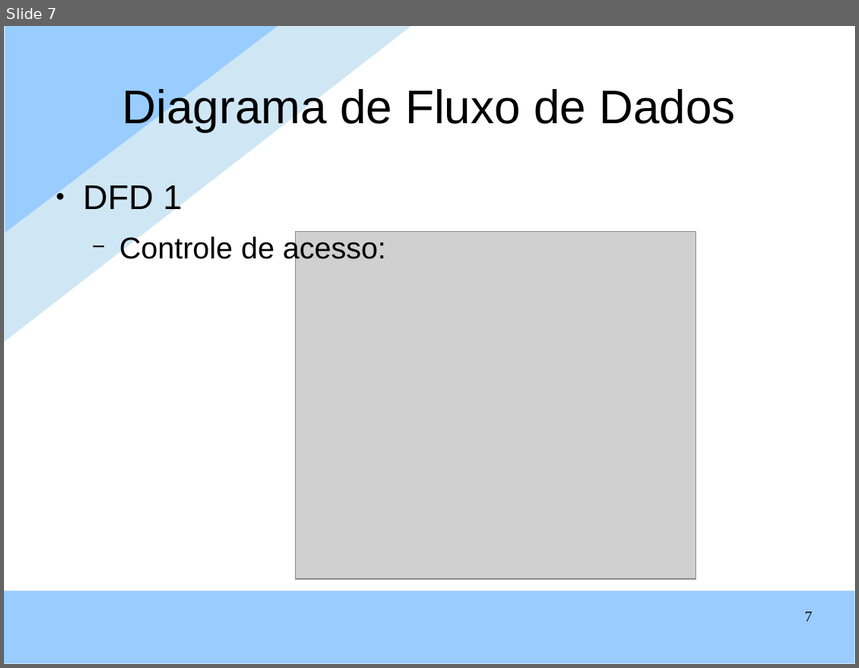
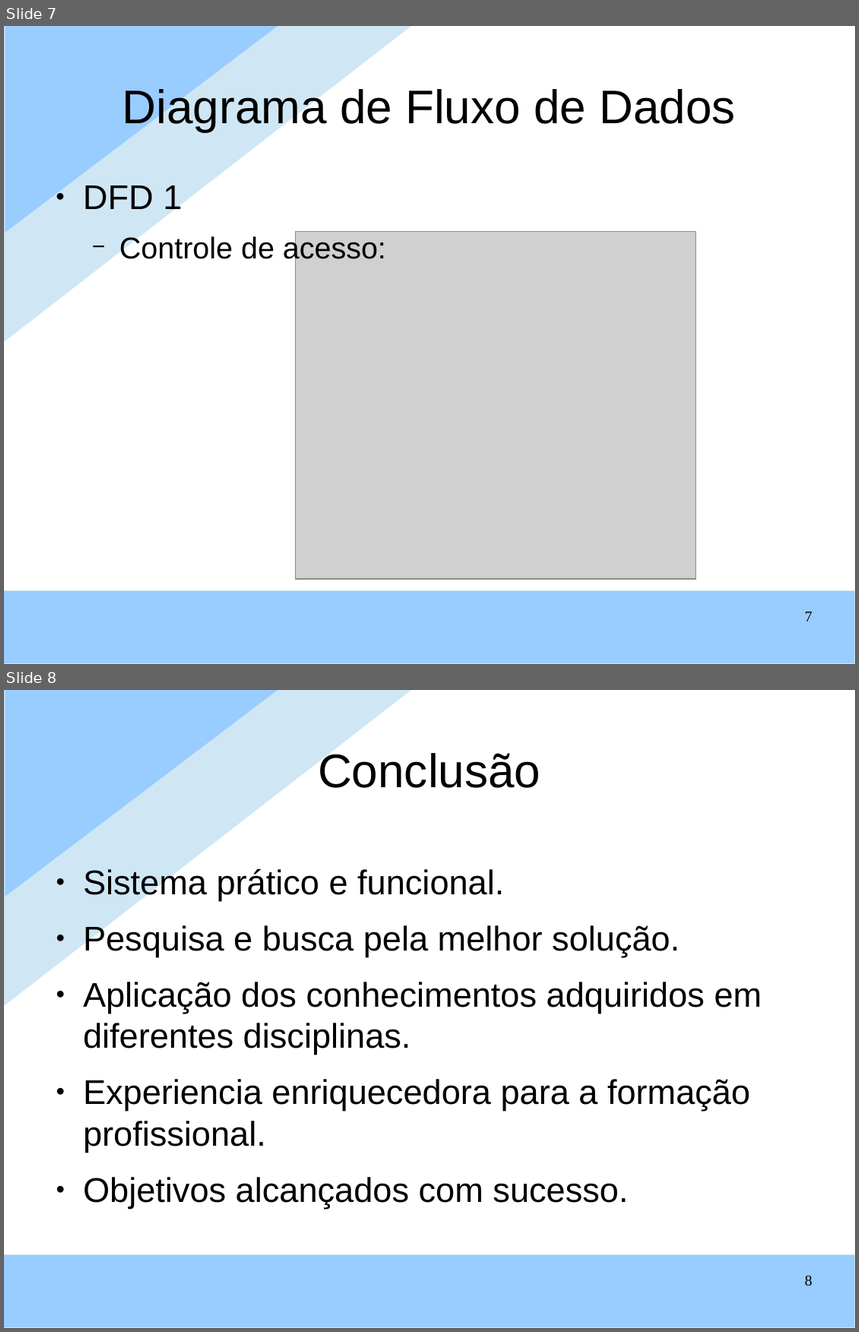
Before and after one commit to lhenriqueanjos/gandalf, a slide deck: documentacao/PROJETO/Slides IAC.odp. Shown one above the other, each under a label of ours: slide 7 before the commit, slides 7 and 8 after it. The pictures are 859x668 and 859x1332 pixels, drawn with LibreOffice and Linux fonts; fonts in the diff are those of the drawing; grey boxes stand for pictures; background and template pictures are left out. Boxes give left, top, right and bottom in pixels: in the first picture for what was removed or moved away, otherwise in the second. Text is boxed around its words. In the diff, an @@ line names an element or a change of style, - is before the commit and + after.

```diff
--- a/documentacao/PROJETO/Slides IAC.odp
+++ b/documentacao/PROJETO/Slides IAC.odp
@@ slide 8 added at [4,690,855,1328], background #FFFFFF; not listed: 3 template elements that a slide beside it also shows @@
@@ title added at [318,749,541,788], 44 pt, text #000000 @@
+Conclusão
@@ text added at [83,867,762,1209], 32 pt, text #000000 @@
+● Sistema prático e funcional.
+● Pesquisa e busca pela melhor solução.
+● Aplicação dos conhecimentos adquiridos em diferentes disciplinas.
+● Experiencia enriquecedora para a formação profissional.
+● Objetivos alcançados com sucesso.
@@ page number added at [805,1276,813,1287], 14 pt, text #000000 @@
+8
```
Also in this commit, not shown: 3 slides changed.
